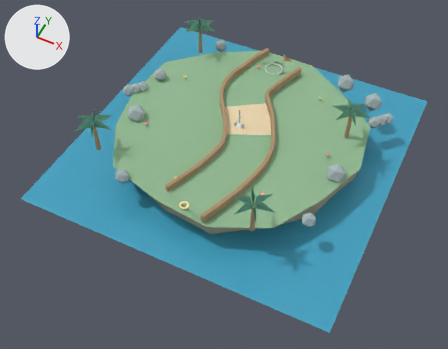
What one commit did to the glTF model ui/3d/minigolf/course-08.glb.
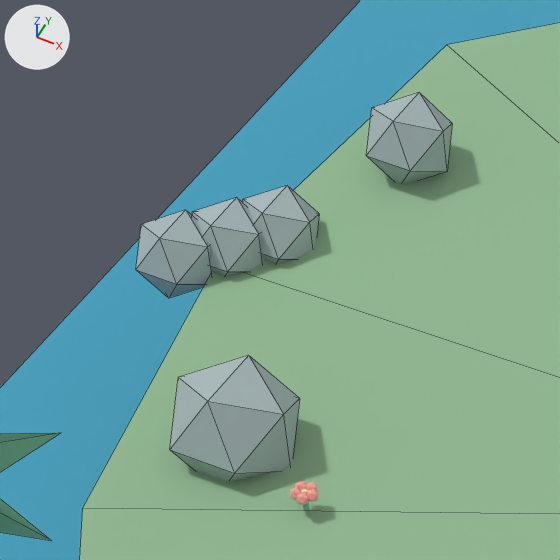
The first picture shows the older version from a 50 mm camera at (7.36, -16.05, 16.89) aimed at (0.13, -1.6, -1.18). The close-ups show the older and then the newer version on the part from 23% to 40% of the width and 16% to 38% of the height of that picture. Only the edits that show in the close-ups are written down. The axes (+X, +Y, +Z) are drawn at upper left. The lights are the same throughout. The close-ups show mesh edges as thin lines. Where no turn or scale is listed for an object, it has been applied to the vertices.

Objects in the first close-up: 'faceted-rock.056', 'faceted-rock.057', 'island-turf-edge.007', 'palm-frond.048', 'palm-frond.049', 'shore-rock.006', 'shore-rock.007', 'shore-rock.008', 'water-plane.007' and 6 more.
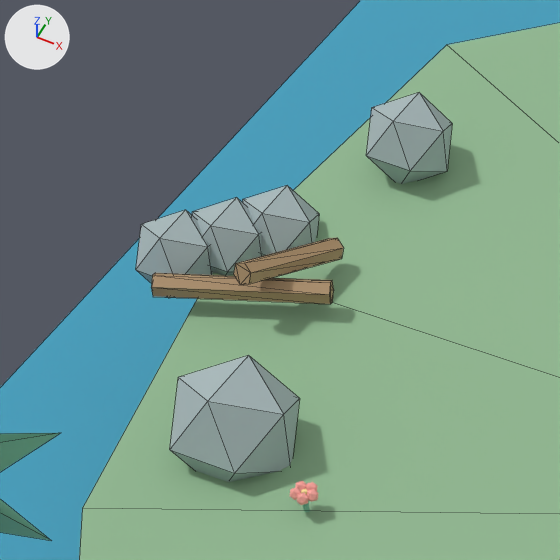
Where the change shows, as pixel boxes (x1, y1, x2, y2) in the close-ups (560 x 560 px):
'deco-driftwood.004', added (brown): after (151, 273, 334, 304)
'deco-driftwood.005', added (brown): after (234, 238, 343, 285)

Patch to the scene script:
```diff
--- a/ui/3d/minigolf/course-08.glb.py
+++ b/ui/3d/minigolf/course-08.glb.py
@@ me_deco_driftwood_mesh_005 @@
+me_deco_driftwood_mesh_005.from_pydata([(-0.097, -0.349, 0.058), (-0.152, -0.321, 0.091), (-0.146, -0.298, 0.156), (-0.084, -0.303, 0.189), (-0.029, -0.331, 0.156), (-0.035, -0.354, 0.091), (0.084, 0.303, -0.189), (0.029, 0.331, -0.156), (0.035, 0.354, -0.091), (0.097, 0.349, -0.058), (0.152, 0.321, -0.091), (0.146, 0.298, -0.156)], [], [(0, 5, 4), (4, 3, 2), (2, 1, 0), (4, 2, 0), (11, 6, 7), (7, 8, 9), (9, 10, 11), (7, 9, 11), (0, 1, 7), (0, 7, 6), (1, 2, 8), (1, 8, 7), (2, 3, 9), (2, 9, 8), (3, 4, 10), (3, 10, 9), (4, 5, 11), (4, 11, 10), (5, 0, 6), (5, 6, 11)])
+me_deco_driftwood_mesh_005.materials.append(mat_minigolf_wood_coast)  # brown #af906c
@@ me_deco_driftwood_mesh_004 @@
+me_deco_driftwood_mesh_004.from_pydata([(-0.461, -0.195, -0.07), (-0.484, -0.139, -0.035), (-0.484, -0.139, 0.035), (-0.461, -0.195, 0.07), (-0.437, -0.251, 0.035), (-0.437, -0.251, -0.035), (0.461, 0.195, -0.07), (0.437, 0.251, -0.035), (0.437, 0.251, 0.035), (0.461, 0.195, 0.07), (0.484, 0.139, 0.035), (0.484, 0.139, -0.035)], [], [(0, 5, 4), (4, 3, 2), (2, 1, 0), (4, 2, 0), (11, 6, 7), (7, 8, 9), (9, 10, 11), (7, 9, 11), (0, 1, 7), (0, 7, 6), (1, 2, 8), (1, 8, 7), (2, 3, 9), (2, 9, 8), (3, 4, 10), (3, 10, 9), (4, 5, 11), (4, 11, 10), (5, 0, 6), (5, 6, 11)])
+me_deco_driftwood_mesh_004.materials.append(mat_minigolf_wood_coast)  # brown #af906c
@@ ob_deco_driftwood_005 @@
+ob_deco_driftwood_005 = bpy.data.objects.new('deco-driftwood.005', me_deco_driftwood_mesh_005)
+ob_deco_driftwood_005.location = (-4.32, -0.05, 0.15)
@@ ob_deco_driftwood_004 @@
+ob_deco_driftwood_004 = bpy.data.objects.new('deco-driftwood.004', me_deco_driftwood_mesh_004)
+ob_deco_driftwood_004.location = (-4.5, -0.27, 0.05)
```
